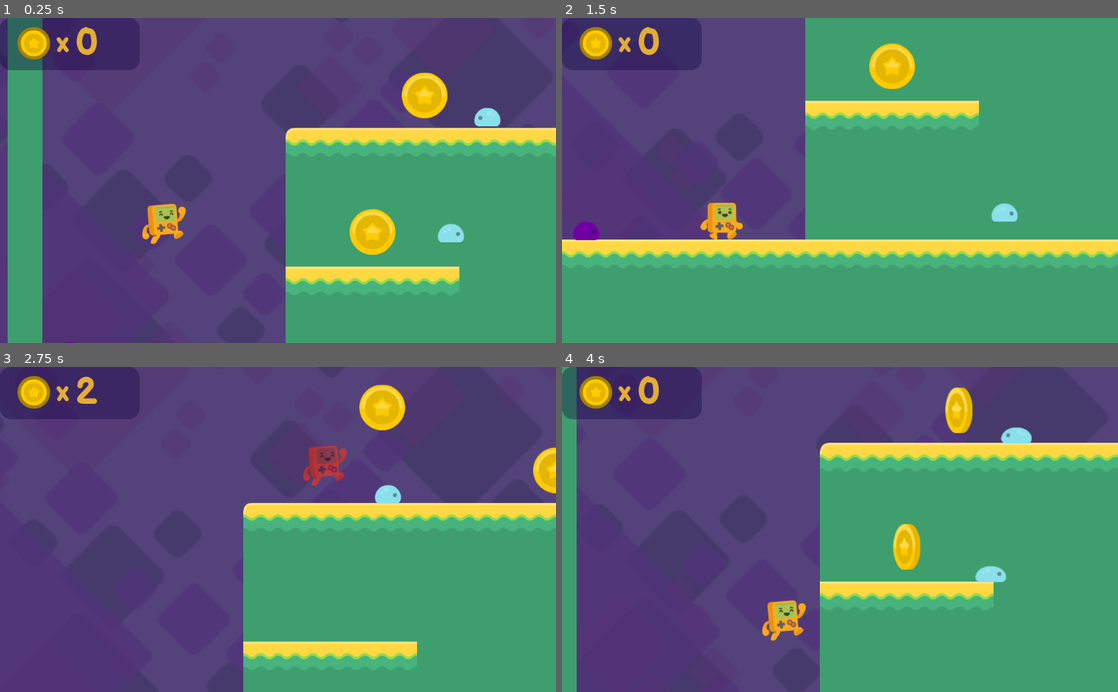
Above: before the commit, frames 1-4 (two rows, left to right).
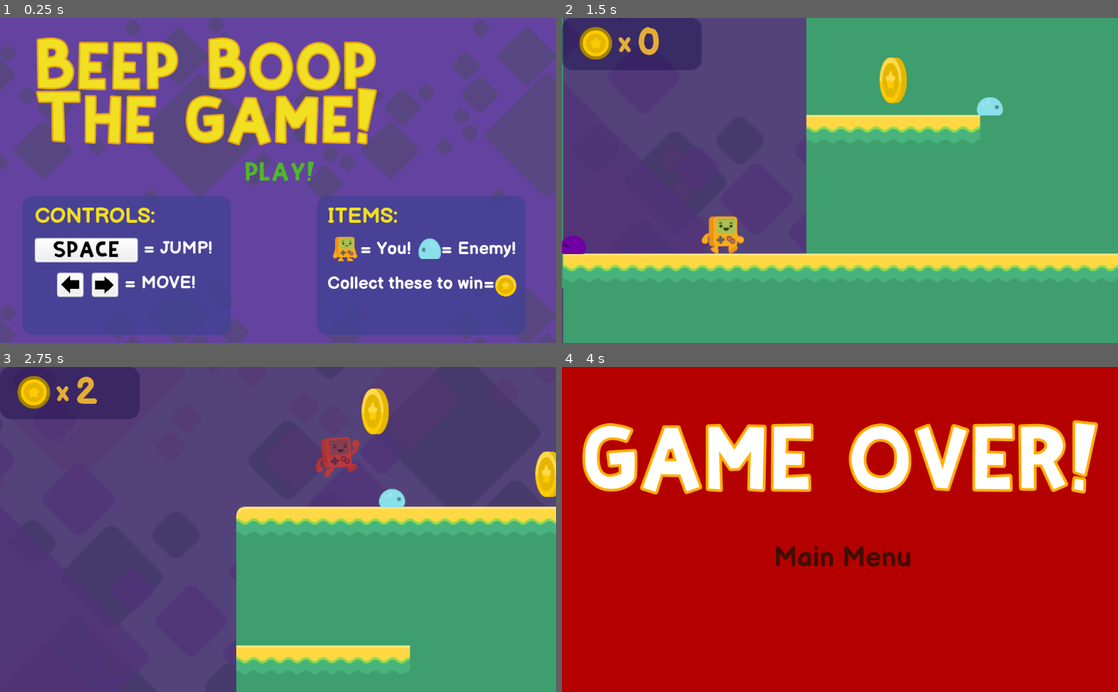
Above: after the commit, the same moments.

Repository: SusieValdez/Beep-Boop-The-Game
Game: Godot game, scene res://HUD/TitleMenu.tscn
The game is run twice, just before and just after one commit, with the same random seed, the same clock (stepped at 60 frames per second) and the same inputs. Before the commit the project starts from res://level1.tscn.
Inputs (mouse positions are in pixels of both pictures, inside the frame that each line leads up to):
- Up to frame 1 (0.25 s): no input
- Up to frame 2 (1.5 s): click (840, 174) at 0.5 s, where only the run after the commit has a clickable "PLAY!"; hold Right (right) from 1.28 s (still down)
- Up to frame 3 (2.75 s): keep holding Right (right); tap Space (jump) at 1.52, 2.27 s
- Up to frame 4 (4 s): release Right (right) at 2.78 s; hold Left (left) 2.78-3.53 s; hold Right (right) from 3.53 s (still down); tap Space (jump) at 3.77 s

The runs differ from the first frame. In frame 1, 89% of the frame differs, in the area x 0-100%, y 0-100%; in frame 2, 15%; in frame 3, 6.2%; in frame 4, 100%.

Commit message:
Add main menu, gameover and winner scenes

Diff:
--- /dev/null
+++ b/HUD/GameOver.tscn
@@ -0,0 +1,56 @@
+[gd_scene load_steps=6 format=2]
+
+[ext_resource path="res://fonts/BalsamiqSans-Bold.ttf" type="DynamicFontData" id=1]
+[ext_resource path="res://fonts/KiriFont.ttf" type="DynamicFontData" id=2]
+[ext_resource path="res://HUD/MainMenu.gd" type="Script" id=3]
+
+[sub_resource type="DynamicFont" id=1]
+size = 120
+outline_size = 5
+outline_color = Color( 1, 0.686275, 0.0235294, 1 )
+font_data = ExtResource( 2 )
+
+[sub_resource type="DynamicFont" id=2]
+size = 50
+font_data = ExtResource( 1 )
+
+[node name="GameOver" type="Control"]
+anchor_right = 1.0
+anchor_bottom = 1.0
+__meta__ = {
+"_edit_use_anchors_": false
+}
+
+[node name="BackgroundColor" type="ColorRect" parent="."]
+margin_right = 1024.0
+margin_bottom = 600.0
+color = Color( 0.713726, 0, 0, 1 )
+
+[node name="Label" type="Label" parent="."]
+margin_left = 35.0122
+margin_top = 125.172
+margin_right = 1059.01
+margin_bottom = 381.172
+custom_fonts/font = SubResource( 1 )
+text = "GAME OVER!"
+__meta__ = {
+"_edit_use_anchors_": false
+}
+
+[node name="MainMenuButton" type="Button" parent="."]
+margin_left = 384.0
+margin_top = 320.0
+margin_right = 650.0
+margin_bottom = 386.0
+custom_fonts/font = SubResource( 2 )
+custom_colors/font_color = Color( 0.25098, 0.0588235, 0, 1 )
+custom_colors/font_color_hover = Color( 1, 0, 0.843137, 1 )
+custom_colors/font_color_pressed = Color( 1, 0.937255, 0, 1 )
+text = "Main Menu"
+flat = true
+script = ExtResource( 3 )
+__meta__ = {
+"_edit_use_anchors_": false
+}
+
+[connection signal="pressed" from="MainMenuButton" to="MainMenuButton" method="_on_MainMenuButton_pressed"]
--- a/HUD/HUD.gd
+++ b/HUD/HUD.gd
@@ -5,11 +5,9 @@
 func _ready():
 	$Coins.text = String(coins)
 
-func _physics_process(_delta):
-	if coins == 3:
-# warning-ignore:return_value_discarded
-		get_tree().change_scene("res://level1.tscn")
-
 func _on_coin_collected():
 	coins = coins + 1
 	_ready()
+	if coins == 3:
+# warning-ignore:return_value_discarded
+		get_tree().change_scene("res://HUD/Winner.tscn")
--- /dev/null
+++ b/HUD/MainMenu.gd
@@ -0,0 +1,4 @@
+extends Button
+
+func _on_MainMenuButton_pressed():
+	get_tree().change_scene("res://HUD/TitleMenu.tscn")
--- /dev/null
+++ b/HUD/MainMenuButton.gd
@@ -0,0 +1,4 @@
+extends Button
+
+func _on_MainMenuButton_pressed():
+	get_tree().change_scene("res://HUD/TitleMenu.tscn")
--- /dev/null
+++ b/HUD/PlayButton.gd
@@ -0,0 +1,9 @@
+extends Button
+
+
+func _ready():
+	pass
+
+
+func _on_PlayButton_pressed():
+	get_tree().change_scene("res://level1.tscn")
--- /dev/null
+++ b/HUD/TitleMenu.tscn
@@ -0,0 +1,266 @@
+[gd_scene load_steps=17 format=2]
+
+[ext_resource path="res://fonts/KiriFont.ttf" type="DynamicFontData" id=1]
+[ext_resource path="res://fonts/BalsamiqSans-Bold.ttf" type="DynamicFontData" id=2]
+[ext_resource path="res://player/platformChar_idle.png" type="Texture" id=3]
+[ext_resource path="res://coin/gold_1.png" type="Texture" id=4]
+[ext_resource path="res://enemies/slimeBlue.png" type="Texture" id=5]
+[ext_resource path="res://HUD/grey_button04.png" type="Texture" id=6]
+[ext_resource path="res://HUD/arrow-UP.png" type="Texture" id=7]
+[ext_resource path="res://HUD/grey_button13.png" type="Texture" id=8]
+[ext_resource path="res://background/set2_tiles.png" type="Texture" id=9]
+[ext_resource path="res://HUD/PlayButton.gd" type="Script" id=10]
+
+[sub_resource type="DynamicFont" id=1]
+size = 95
+outline_size = 3
+outline_color = Color( 0.901961, 0.654902, 0.0705882, 1 )
+font_data = ExtResource( 1 )
+
+[sub_resource type="StyleBoxFlat" id=2]
+bg_color = Color( 0.25098, 0.254902, 0.576471, 0.768627 )
+corner_radius_top_left = 20
+corner_radius_top_right = 20
+corner_radius_bottom_right = 20
+corner_radius_bottom_left = 20
+
+[sub_resource type="DynamicFont" id=3]
+size = 32
+font_data = ExtResource( 2 )
+
+[sub_resource type="DynamicFont" id=4]
+size = 30
+font_data = ExtResource( 1 )
+
+[sub_resource type="DynamicFont" id=5]
+size = 40
+font_data = ExtResource( 2 )
+
+[sub_resource type="DynamicFont" id=6]
+size = 35
+font_data = ExtResource( 1 )
+
+[node name="TitleMenu" type="Control"]
+anchor_right = 1.0
+anchor_bottom = 1.0
+__meta__ = {
+"_edit_use_anchors_": false
+}
+
+[node name="BackgroundColor" type="ColorRect" parent="."]
+margin_right = 1024.0
+margin_bottom = 600.0
+color = Color( 0.396078, 0.266667, 0.631373, 1 )
+__meta__ = {
+"_edit_use_anchors_": false
+}
+
+[node name="Texture" type="TextureRect" parent="."]
+margin_left = -64.0
+margin_top = -64.0
+margin_right = 1024.0
+margin_bottom = 704.0
+texture = ExtResource( 9 )
+stretch_mode = 2
+__meta__ = {
+"_edit_use_anchors_": false
+}
+
+[node name="Label" type="Label" parent="."]
+margin_left = 64.0
+margin_top = 49.0
+margin_right = 790.0
+margin_bottom = 254.0
+custom_fonts/font = SubResource( 1 )
+custom_colors/font_color = Color( 0.94902, 0.878431, 0.133333, 1 )
+text = "Beep Boop
+The game!"
+__meta__ = {
+"_edit_use_anchors_": false
+}
+
+[node name="Controls" type="Panel" parent="."]
+margin_left = 41.0
+margin_top = 329.0
+margin_right = 425.0
+margin_bottom = 585.0
+rect_pivot_offset = Vector2( 268, 20 )
+custom_styles/panel = SubResource( 2 )
+
+[node name="TextureRect" type="TextureRect" parent="Controls"]
+margin_left = 23.0
+margin_top = 77.0
+margin_right = 213.0
+margin_bottom = 122.0
+texture = ExtResource( 6 )
+
+[node name="JUMP" type="Label" parent="Controls"]
+margin_left = 223.0
+margin_top = 77.0
+margin_right = 350.0
+margin_bottom = 141.0
+custom_fonts/font = SubResource( 3 )
+text = "= JUMP!"
+
+[node name="JUMP2" type="Label" parent="Controls"]
+margin_left = 188.0
+margin_top = 141.0
+margin_right = 319.0
+margin_bottom = 205.0
+custom_fonts/font = SubResource( 3 )
+text = "= MOVE!"
+
+[node name="SPACE" type="Label" parent="Controls"]
+margin_left = 55.665
+margin_top = 87.3401
+margin_right = 212.665
+margin_bottom = 122.34
+custom_fonts/font = SubResource( 4 )
+custom_colors/font_color = Color( 0, 0, 0, 1 )
+text = "SPACE"
+__meta__ = {
+"_edit_use_anchors_": false
+}
+
+[node name="Controls" type="Label" parent="Controls"]
+margin_left = 23.0
+margin_top = 13.0
+margin_right = 246.0
+margin_bottom = 75.0
+custom_fonts/font = SubResource( 5 )
+custom_colors/font_color = Color( 0.94902, 0.878431, 0.133333, 1 )
+text = "CONTROLS:"
+__meta__ = {
+"_edit_use_anchors_": false
+}
+
+[node name="button" type="TextureRect" parent="Controls"]
+margin_left = 127.665
+margin_top = 141.0
+margin_right = 176.665
+margin_bottom = 186.0
+texture = ExtResource( 8 )
+__meta__ = {
+"_edit_use_anchors_": false
+}
+
+[node name="button2" type="TextureRect" parent="Controls"]
+margin_left = 63.665
+margin_top = 141.0
+margin_right = 112.665
+margin_bottom = 186.0
+texture = ExtResource( 8 )
+__meta__ = {
+"_edit_use_anchors_": false
+}
+
+[node name="ArrowRight" type="TextureRect" parent="Controls"]
+margin_left = 169.114
+margin_top = 147.699
+margin_right = 201.114
+margin_bottom = 182.699
+rect_rotation = 89.9999
+texture = ExtResource( 7 )
+expand = true
+__meta__ = {
+"_edit_use_anchors_": false
+}
+
+[node name="ArrowLeft" type="TextureRect" parent="Controls"]
+margin_left = 70.665
+margin_top = 179.472
+margin_right = 102.665
+margin_bottom = 213.472
+rect_rotation = -89.9999
+texture = ExtResource( 7 )
+expand = true
+__meta__ = {
+"_edit_use_anchors_": false
+}
+
+[node name="Items" type="Panel" parent="."]
+margin_left = 584.0
+margin_top = 329.0
+margin_right = 968.0
+margin_bottom = 585.0
+rect_pivot_offset = Vector2( 268, 20 )
+custom_styles/panel = SubResource( 2 )
+
+[node name="PlayerIcon" type="TextureRect" parent="Items"]
+margin_left = 19.335
+margin_top = 55.0
+margin_right = 84.335
+margin_bottom = 120.0
+texture = ExtResource( 3 )
+expand = true
+stretch_mode = 1
+__meta__ = {
+"_edit_use_anchors_": false
+}
+
+[node name="You" type="Label" parent="Items"]
+margin_left = 79.335
+margin_top = 78.0
+margin_right = 206.335
+margin_bottom = 142.0
+custom_fonts/font = SubResource( 3 )
+text = "= You!"
+
+[node name="Collect" type="Label" parent="Items"]
+margin_left = 19.335
+margin_top = 142.0
+margin_right = 337.335
+margin_bottom = 206.0
+custom_fonts/font = SubResource( 3 )
+text = "Collect these to win= "
+
+[node name="Enemy" type="Label" parent="Items"]
+margin_left = 228.335
+margin_top = 78.0
+margin_right = 366.335
+margin_bottom = 142.0
+custom_fonts/font = SubResource( 3 )
+text = "= Enemy!"
+
+[node name="Controls" type="Label" parent="Items"]
+margin_left = 19.335
+margin_top = 13.0
+margin_right = 242.335
+margin_bottom = 75.0
+custom_fonts/font = SubResource( 5 )
+custom_colors/font_color = Color( 0.94902, 0.878431, 0.133333, 1 )
+text = "ITEMS:"
+
+[node name="TextureRect" type="TextureRect" parent="Items"]
+margin_left = 183.0
+margin_top = 78.0
+margin_right = 232.0
+margin_bottom = 116.0
+texture = ExtResource( 5 )
+expand = true
+
+[node name="TextureRect2" type="TextureRect" parent="Items"]
+margin_left = 328.369
+margin_top = 144.523
+margin_right = 367.369
+margin_bottom = 184.523
+texture = ExtResource( 4 )
+expand = true
+
+[node name="PlayButton" type="Button" parent="."]
+margin_left = 390.0
+margin_top = 256.0
+margin_right = 642.0
+margin_bottom = 320.0
+custom_fonts/font = SubResource( 6 )
+custom_colors/font_color = Color( 0.317647, 0.72549, 0.168627, 1 )
+custom_colors/font_color_hover = Color( 0.301961, 0.882353, 0.0901961, 1 )
+custom_colors/font_color_pressed = Color( 1, 0, 0.796078, 1 )
+text = "PLAY!"
+flat = true
+script = ExtResource( 10 )
+__meta__ = {
+"_edit_use_anchors_": false
+}
+
+[connection signal="pressed" from="PlayButton" to="PlayButton" method="_on_PlayButton_pressed"]
--- /dev/null
+++ b/HUD/Winner.tscn
@@ -0,0 +1,50 @@
+[gd_scene load_steps=6 format=2]
+
+[ext_resource path="res://fonts/BalsamiqSans-Bold.ttf" type="DynamicFontData" id=1]
+[ext_resource path="res://fonts/KiriFont.ttf" type="DynamicFontData" id=2]
+[ext_resource path="res://HUD/MainMenuButton.gd" type="Script" id=3]
+
+[sub_resource type="DynamicFont" id=1]
+size = 170
+outline_size = 5
+outline_color = Color( 1, 0.686275, 0.0235294, 1 )
+font_data = ExtResource( 2 )
+
+[sub_resource type="DynamicFont" id=2]
+size = 50
+font_data = ExtResource( 1 )
+
+[node name="Winner" type="Control"]
+anchor_right = 1.0
+anchor_bottom = 1.0
+__meta__ = {
+"_edit_use_anchors_": false
+}
+
+[node name="ColorRect" type="ColorRect" parent="."]
+margin_right = 1024.0
+margin_bottom = 600.0
+color = Color( 1, 0.866667, 0, 1 )
+
+[node name="Label" type="Label" parent="."]
+margin_left = 22.0
+margin_top = 96.0
+margin_right = 998.0
+margin_bottom = 267.0
+custom_fonts/font = SubResource( 1 )
+text = "You Win!"
+
+[node name="MainMenuButton" type="Button" parent="."]
+margin_left = 384.0
+margin_top = 320.0
+margin_right = 650.0
+margin_bottom = 386.0
+custom_fonts/font = SubResource( 2 )
+custom_colors/font_color = Color( 1, 1, 1, 1 )
+custom_colors/font_color_hover = Color( 0.858824, 0.364706, 0.0666667, 1 )
+custom_colors/font_color_pressed = Color( 1, 0, 0, 1 )
+text = "Main Menu"
+flat = true
+script = ExtResource( 3 )
+
+[connection signal="pressed" from="MainMenuButton" to="MainMenuButton" method="_on_MainMenuButton_pressed"]
--- a/player/Jerry.gd
+++ b/player/Jerry.gd
@@ -37,7 +37,7 @@
 # warning-ignore:unused_argument
 func _on_Fallzone_body_entered(body):
 # warning-ignore:return_value_discarded
-	get_tree().change_scene("res://level1.tscn")
+	get_tree().change_scene("res://HUD/GameOver.tscn")
 
 func bounce():
 	velocity.y = JUMPFORCE * 0.7
@@ -57,4 +57,4 @@
 
 
 func _on_Timer_timeout():
-	get_tree().change_scene("res://level1.tscn")
+	get_tree().change_scene("res://HUD/GameOver.tscn")
--- a/project.godot
+++ b/project.godot
@@ -11,7 +11,7 @@
 [application]
 
 config/name="Platformer Game"
-run/main_scene="res://level1.tscn"
+run/main_scene="res://HUD/TitleMenu.tscn"
 config/icon="res://icon.png"
 
 [input]
Binary file added: HUD/arrow-UP.png
Not shown, added: HUD/arrow-UP.png.import
Binary file added: HUD/grey_button04.png
Not shown, added: HUD/grey_button04.png.import
Binary file added: HUD/grey_button13.png
Not shown, added: HUD/grey_button13.png.import
Binary file added: fonts/KiriFont.ttf
Binary file added: fonts/Sniglet-Regular.ttf
